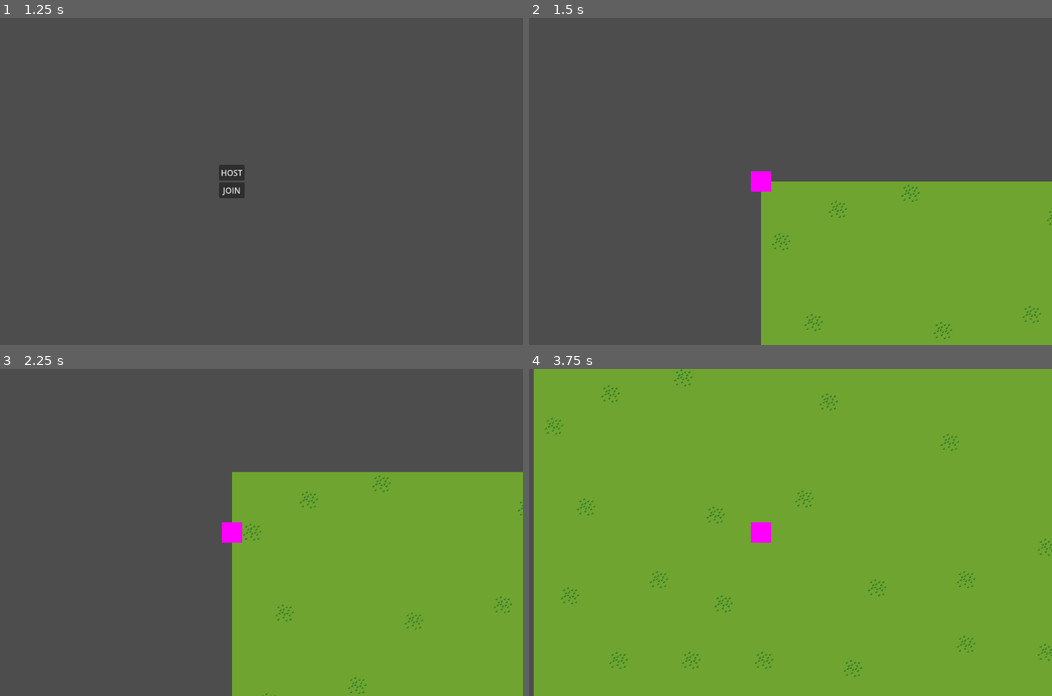
Above: before the commit, frames 1-4 (two rows, left to right).
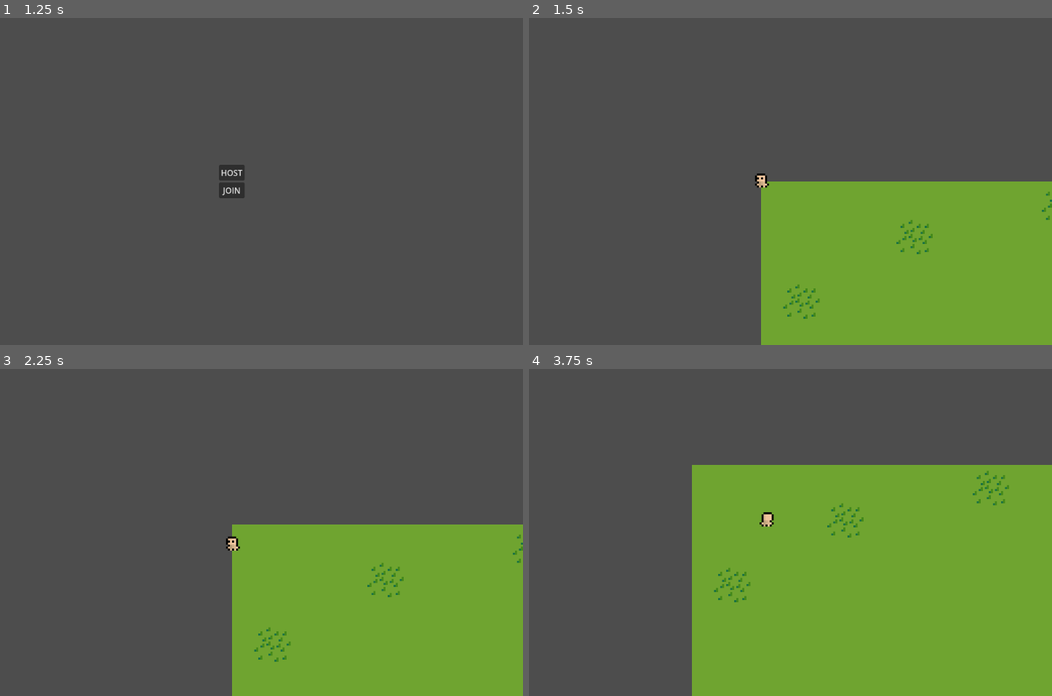
Above: after the commit, the same moments.

Repository: isjxn/ihaxgame
Game: Godot game, scene res://scenes/main/main.tscn
Two runs of this game, one before a commit and one after it. Both use one fixed random seed, a clock stepped at 60 frames per second and the inputs below.
Inputs:
- Up to frame 1 (1.25 s): tap Enter at 0.5 s; hold Right (ui_right) from 0.53 s (still down)
- Up to frame 2 (1.5 s): release Right (ui_right) at 1.25 s; click "HOST" at 1.25 s
- Up to frame 3 (2.25 s): tap Space at 2 s; hold Down (ui_down) from 2.03 s (still down)
- Up to frame 4 (3.75 s): release Down (ui_down) at 2.78 s; hold Right (ui_right) 2.78-3.53 s; hold Up (ui_up) from 3.53 s (still down)

Frame 1 is identical in both runs. In frame 2, 0.7% of the frame differs, in the area x 42-100%, y 46-99%; in frame 3, 9.6%; in frame 4, 52%, in the area x 0-100%, y 0-100%.

Commit message:
better player character (animations)

Diff:
--- a/project.godot
+++ b/project.godot
@@ -12,7 +12,7 @@
 
 config/name="ihaxgame"
 run/main_scene="res://scenes/main/main.tscn"
-config/features=PackedStringArray("4.3")
+config/features=PackedStringArray("4.2")
 config/icon="res://icon.svg"
 
 [display]
--- a/scenes/player/player.gd
+++ b/scenes/player/player.gd
@@ -1,16 +1,44 @@
 extends CharacterBody2D
 
 @onready var cam = $Camera2D
+@onready var animatedSprite = $AnimatedSprite2D
 
-const SPEED = 300.0
+var action = "idle"
+var looking = "front"
+var direction = "left"
+
+const SPEED = 50.0
 
 func _enter_tree():
 	set_multiplayer_authority(name.to_int())
 
+
 func _ready():
 	cam.enabled = is_multiplayer_authority()
+	animatedSprite.play("idle_front_left")
 
-func _physics_process(delta):
+
+func _physics_process(_delta):
 	if is_multiplayer_authority():
 		velocity = Input.get_vector("ui_left", "ui_right", "ui_up", "ui_down") * SPEED
-	move_and_slide()
+
+
+func _process(_delta):
+	if is_multiplayer_authority():
+		move_and_slide()
+
+		if velocity == Vector2(0, 0):
+			action = "idle"
+		else:
+			action = "walk"
+			if velocity.x > 0:
+				direction = "right"
+			elif velocity.x < 0:
+				direction = "left"
+
+			if velocity.y >= 0:
+				looking = "front"
+			elif velocity.y < 0:
+				looking = "back"
+
+		animatedSprite.play(action + "_" + looking + "_" + direction)
--- a/scenes/player/player.tscn
+++ b/scenes/player/player.tscn
@@ -1,30 +1,639 @@
-[gd_scene load_steps=5 format=3 uid="uid://3xcdde7ev3t8"]
+[gd_scene load_steps=87 format=3 uid="uid://3xcdde7ev3t8"]
 
 [ext_resource type="Script" path="res://scenes/player/player.gd" id="1_7f7vk"]
-
-[sub_resource type="PlaceholderTexture2D" id="PlaceholderTexture2D_ou445"]
+[ext_resource type="Texture2D" uid="uid://bulvf4xhixnon" path="res://assets/human/human_idle.png" id="2_k1siu"]
+[ext_resource type="Texture2D" uid="uid://dvsm1fakmw7c" path="res://assets/human/human_walk.png" id="3_tiqf0"]
+
+[sub_resource type="AtlasTexture" id="AtlasTexture_nen1h"]
+atlas = ExtResource("2_k1siu")
+region = Rect2(0, 96, 32, 32)
+
+[sub_resource type="AtlasTexture" id="AtlasTexture_7eysu"]
+atlas = ExtResource("2_k1siu")
+region = Rect2(32, 96, 32, 32)
+
+[sub_resource type="AtlasTexture" id="AtlasTexture_344jr"]
+atlas = ExtResource("2_k1siu")
+region = Rect2(64, 96, 32, 32)
+
+[sub_resource type="AtlasTexture" id="AtlasTexture_hut8m"]
+atlas = ExtResource("2_k1siu")
+region = Rect2(96, 96, 32, 32)
+
+[sub_resource type="AtlasTexture" id="AtlasTexture_3vhod"]
+atlas = ExtResource("2_k1siu")
+region = Rect2(128, 96, 32, 32)
+
+[sub_resource type="AtlasTexture" id="AtlasTexture_bcmla"]
+atlas = ExtResource("2_k1siu")
+region = Rect2(160, 96, 32, 32)
+
+[sub_resource type="AtlasTexture" id="AtlasTexture_afigv"]
+atlas = ExtResource("2_k1siu")
+region = Rect2(192, 96, 32, 32)
+
+[sub_resource type="AtlasTexture" id="AtlasTexture_mb42i"]
+atlas = ExtResource("2_k1siu")
+region = Rect2(224, 96, 32, 32)
+
+[sub_resource type="AtlasTexture" id="AtlasTexture_qmb7e"]
+atlas = ExtResource("2_k1siu")
+region = Rect2(256, 96, 32, 32)
+
+[sub_resource type="AtlasTexture" id="AtlasTexture_jb5b6"]
+atlas = ExtResource("2_k1siu")
+region = Rect2(288, 96, 32, 32)
+
+[sub_resource type="AtlasTexture" id="AtlasTexture_a0xkr"]
+atlas = ExtResource("2_k1siu")
+region = Rect2(320, 96, 32, 32)
+
+[sub_resource type="AtlasTexture" id="AtlasTexture_sdfpq"]
+atlas = ExtResource("2_k1siu")
+region = Rect2(352, 96, 32, 32)
+
+[sub_resource type="AtlasTexture" id="AtlasTexture_pqf5y"]
+atlas = ExtResource("2_k1siu")
+region = Rect2(384, 96, 32, 32)
+
+[sub_resource type="AtlasTexture" id="AtlasTexture_nddc8"]
+atlas = ExtResource("2_k1siu")
+region = Rect2(416, 96, 32, 32)
+
+[sub_resource type="AtlasTexture" id="AtlasTexture_41xmo"]
+atlas = ExtResource("2_k1siu")
+region = Rect2(448, 96, 32, 32)
+
+[sub_resource type="AtlasTexture" id="AtlasTexture_nu0mo"]
+atlas = ExtResource("2_k1siu")
+region = Rect2(480, 96, 32, 32)
+
+[sub_resource type="AtlasTexture" id="AtlasTexture_mkxdn"]
+atlas = ExtResource("2_k1siu")
+region = Rect2(0, 64, 32, 32)
+
+[sub_resource type="AtlasTexture" id="AtlasTexture_37sv5"]
+atlas = ExtResource("2_k1siu")
+region = Rect2(32, 64, 32, 32)
+
+[sub_resource type="AtlasTexture" id="AtlasTexture_w23sq"]
+atlas = ExtResource("2_k1siu")
+region = Rect2(64, 64, 32, 32)
+
+[sub_resource type="AtlasTexture" id="AtlasTexture_nyy6s"]
+atlas = ExtResource("2_k1siu")
+region = Rect2(96, 64, 32, 32)
+
+[sub_resource type="AtlasTexture" id="AtlasTexture_jv07y"]
+atlas = ExtResource("2_k1siu")
+region = Rect2(128, 64, 32, 32)
+
+[sub_resource type="AtlasTexture" id="AtlasTexture_wtgxr"]
+atlas = ExtResource("2_k1siu")
+region = Rect2(160, 64, 32, 32)
+
+[sub_resource type="AtlasTexture" id="AtlasTexture_om3nj"]
+atlas = ExtResource("2_k1siu")
+region = Rect2(192, 64, 32, 32)
+
+[sub_resource type="AtlasTexture" id="AtlasTexture_7mf8y"]
+atlas = ExtResource("2_k1siu")
+region = Rect2(224, 64, 32, 32)
+
+[sub_resource type="AtlasTexture" id="AtlasTexture_mca0r"]
+atlas = ExtResource("2_k1siu")
+region = Rect2(256, 64, 32, 32)
+
+[sub_resource type="AtlasTexture" id="AtlasTexture_3ljba"]
+atlas = ExtResource("2_k1siu")
+region = Rect2(288, 64, 32, 32)
+
+[sub_resource type="AtlasTexture" id="AtlasTexture_dyumb"]
+atlas = ExtResource("2_k1siu")
+region = Rect2(320, 64, 32, 32)
+
+[sub_resource type="AtlasTexture" id="AtlasTexture_1b2lj"]
+atlas = ExtResource("2_k1siu")
+region = Rect2(352, 64, 32, 32)
+
+[sub_resource type="AtlasTexture" id="AtlasTexture_vjw3q"]
+atlas = ExtResource("2_k1siu")
+region = Rect2(384, 64, 32, 32)
+
+[sub_resource type="AtlasTexture" id="AtlasTexture_bbahh"]
+atlas = ExtResource("2_k1siu")
+region = Rect2(416, 64, 32, 32)
+
+[sub_resource type="AtlasTexture" id="AtlasTexture_hdmep"]
+atlas = ExtResource("2_k1siu")
+region = Rect2(448, 64, 32, 32)
+
+[sub_resource type="AtlasTexture" id="AtlasTexture_m2jxc"]
+atlas = ExtResource("2_k1siu")
+region = Rect2(480, 64, 32, 32)
+
+[sub_resource type="AtlasTexture" id="AtlasTexture_mwbar"]
+atlas = ExtResource("2_k1siu")
+region = Rect2(0, 32, 32, 32)
+
+[sub_resource type="AtlasTexture" id="AtlasTexture_f2rwt"]
+atlas = ExtResource("2_k1siu")
+region = Rect2(32, 32, 32, 32)
+
+[sub_resource type="AtlasTexture" id="AtlasTexture_0sa5s"]
+atlas = ExtResource("2_k1siu")
+region = Rect2(64, 32, 32, 32)
+
+[sub_resource type="AtlasTexture" id="AtlasTexture_qcj6u"]
+atlas = ExtResource("2_k1siu")
+region = Rect2(96, 32, 32, 32)
+
+[sub_resource type="AtlasTexture" id="AtlasTexture_wnkqy"]
+atlas = ExtResource("2_k1siu")
+region = Rect2(128, 32, 32, 32)
+
+[sub_resource type="AtlasTexture" id="AtlasTexture_gbyyy"]
+atlas = ExtResource("2_k1siu")
+region = Rect2(160, 32, 32, 32)
+
+[sub_resource type="AtlasTexture" id="AtlasTexture_ip4my"]
+atlas = ExtResource("2_k1siu")
+region = Rect2(192, 32, 32, 32)
+
+[sub_resource type="AtlasTexture" id="AtlasTexture_dhvto"]
+atlas = ExtResource("2_k1siu")
+region = Rect2(224, 32, 32, 32)
+
+[sub_resource type="AtlasTexture" id="AtlasTexture_jubxq"]
+atlas = ExtResource("2_k1siu")
+region = Rect2(256, 32, 32, 32)
+
+[sub_resource type="AtlasTexture" id="AtlasTexture_myda3"]
+atlas = ExtResource("2_k1siu")
+region = Rect2(288, 32, 32, 32)
+
+[sub_resource type="AtlasTexture" id="AtlasTexture_p31ad"]
+atlas = ExtResource("2_k1siu")
+region = Rect2(320, 32, 32, 32)
+
+[sub_resource type="AtlasTexture" id="AtlasTexture_ggia7"]
+atlas = ExtResource("2_k1siu")
+region = Rect2(352, 32, 32, 32)
+
+[sub_resource type="AtlasTexture" id="AtlasTexture_xbrxy"]
+atlas = ExtResource("2_k1siu")
+region = Rect2(384, 32, 32, 32)
+
+[sub_resource type="AtlasTexture" id="AtlasTexture_pohc4"]
+atlas = ExtResource("2_k1siu")
+region = Rect2(416, 32, 32, 32)
+
+[sub_resource type="AtlasTexture" id="AtlasTexture_sfffj"]
+atlas = ExtResource("2_k1siu")
+region = Rect2(448, 32, 32, 32)
+
+[sub_resource type="AtlasTexture" id="AtlasTexture_2qbfx"]
+atlas = ExtResource("2_k1siu")
+region = Rect2(480, 32, 32, 32)
+
+[sub_resource type="AtlasTexture" id="AtlasTexture_slu4a"]
+atlas = ExtResource("2_k1siu")
+region = Rect2(0, 0, 32, 32)
+
+[sub_resource type="AtlasTexture" id="AtlasTexture_vmg53"]
+atlas = ExtResource("2_k1siu")
+region = Rect2(32, 0, 32, 32)
+
+[sub_resource type="AtlasTexture" id="AtlasTexture_h7uru"]
+atlas = ExtResource("2_k1siu")
+region = Rect2(64, 0, 32, 32)
+
+[sub_resource type="AtlasTexture" id="AtlasTexture_ooy85"]
+atlas = ExtResource("2_k1siu")
+region = Rect2(96, 0, 32, 32)
+
+[sub_resource type="AtlasTexture" id="AtlasTexture_dp5lq"]
+atlas = ExtResource("2_k1siu")
+region = Rect2(128, 0, 32, 32)
+
+[sub_resource type="AtlasTexture" id="AtlasTexture_ev6tp"]
+atlas = ExtResource("2_k1siu")
+region = Rect2(160, 0, 32, 32)
+
+[sub_resource type="AtlasTexture" id="AtlasTexture_dhmwe"]
+atlas = ExtResource("2_k1siu")
+region = Rect2(192, 0, 32, 32)
+
+[sub_resource type="AtlasTexture" id="AtlasTexture_ffbdg"]
+atlas = ExtResource("2_k1siu")
+region = Rect2(224, 0, 32, 32)
+
+[sub_resource type="AtlasTexture" id="AtlasTexture_lgjxs"]
+atlas = ExtResource("2_k1siu")
+region = Rect2(256, 0, 32, 32)
+
+[sub_resource type="AtlasTexture" id="AtlasTexture_svds0"]
+atlas = ExtResource("2_k1siu")
+region = Rect2(288, 0, 32, 32)
+
+[sub_resource type="AtlasTexture" id="AtlasTexture_iyin3"]
+atlas = ExtResource("2_k1siu")
+region = Rect2(320, 0, 32, 32)
+
+[sub_resource type="AtlasTexture" id="AtlasTexture_evryw"]
+atlas = ExtResource("2_k1siu")
+region = Rect2(352, 0, 32, 32)
+
+[sub_resource type="AtlasTexture" id="AtlasTexture_ysh07"]
+atlas = ExtResource("2_k1siu")
+region = Rect2(384, 0, 32, 32)
+
+[sub_resource type="AtlasTexture" id="AtlasTexture_qiqol"]
+atlas = ExtResource("2_k1siu")
+region = Rect2(416, 0, 32, 32)
+
+[sub_resource type="AtlasTexture" id="AtlasTexture_wwbhn"]
+atlas = ExtResource("2_k1siu")
+region = Rect2(448, 0, 32, 32)
+
+[sub_resource type="AtlasTexture" id="AtlasTexture_5f1y0"]
+atlas = ExtResource("2_k1siu")
+region = Rect2(480, 0, 32, 32)
+
+[sub_resource type="AtlasTexture" id="AtlasTexture_h01q5"]
+atlas = ExtResource("3_tiqf0")
+region = Rect2(0, 96, 32, 32)
+
+[sub_resource type="AtlasTexture" id="AtlasTexture_2a21o"]
+atlas = ExtResource("3_tiqf0")
+region = Rect2(32, 96, 32, 32)
+
+[sub_resource type="AtlasTexture" id="AtlasTexture_21gi2"]
+atlas = ExtResource("3_tiqf0")
+region = Rect2(64, 96, 32, 32)
+
+[sub_resource type="AtlasTexture" id="AtlasTexture_ykn15"]
+atlas = ExtResource("3_tiqf0")
+region = Rect2(96, 96, 32, 32)
+
+[sub_resource type="AtlasTexture" id="AtlasTexture_58ap3"]
+atlas = ExtResource("3_tiqf0")
+region = Rect2(0, 64, 32, 32)
+
+[sub_resource type="AtlasTexture" id="AtlasTexture_wsvgd"]
+atlas = ExtResource("3_tiqf0")
+region = Rect2(32, 64, 32, 32)
+
+[sub_resource type="AtlasTexture" id="AtlasTexture_n3ny7"]
+atlas = ExtResource("3_tiqf0")
+region = Rect2(64, 64, 32, 32)
+
+[sub_resource type="AtlasTexture" id="AtlasTexture_pnepm"]
+atlas = ExtResource("3_tiqf0")
+region = Rect2(96, 64, 32, 32)
+
+[sub_resource type="AtlasTexture" id="AtlasTexture_v40av"]
+atlas = ExtResource("3_tiqf0")
+region = Rect2(0, 32, 32, 32)
+
+[sub_resource type="AtlasTexture" id="AtlasTexture_wy0lw"]
+atlas = ExtResource("3_tiqf0")
+region = Rect2(32, 32, 32, 32)
+
+[sub_resource type="AtlasTexture" id="AtlasTexture_u234h"]
+atlas = ExtResource("3_tiqf0")
+region = Rect2(64, 32, 32, 32)
+
+[sub_resource type="AtlasTexture" id="AtlasTexture_37kuv"]
+atlas = ExtResource("3_tiqf0")
+region = Rect2(96, 32, 32, 32)
+
+[sub_resource type="AtlasTexture" id="AtlasTexture_djpje"]
+atlas = ExtResource("3_tiqf0")
+region = Rect2(0, 0, 32, 32)
+
+[sub_resource type="AtlasTexture" id="AtlasTexture_haqg7"]
+atlas = ExtResource("3_tiqf0")
+region = Rect2(32, 0, 32, 32)
+
+[sub_resource type="AtlasTexture" id="AtlasTexture_atgc8"]
+atlas = ExtResource("3_tiqf0")
+region = Rect2(64, 0, 32, 32)
+
+[sub_resource type="AtlasTexture" id="AtlasTexture_8txfs"]
+atlas = ExtResource("3_tiqf0")
+region = Rect2(96, 0, 32, 32)
+
+[sub_resource type="SpriteFrames" id="SpriteFrames_ju3gq"]
+animations = [{
+"frames": [{
+"duration": 1.0,
+"texture": SubResource("AtlasTexture_nen1h")
+}, {
+"duration": 1.0,
+"texture": SubResource("AtlasTexture_7eysu")
+}, {
+"duration": 1.0,
+"texture": SubResource("AtlasTexture_344jr")
+}, {
+"duration": 1.0,
+"texture": SubResource("AtlasTexture_hut8m")
+}, {
+"duration": 1.0,
+"texture": SubResource("AtlasTexture_3vhod")
+}, {
+"duration": 1.0,
+"texture": SubResource("AtlasTexture_bcmla")
+}, {
+"duration": 1.0,
+"texture": SubResource("AtlasTexture_afigv")
+}, {
+"duration": 1.0,
+"texture": SubResource("AtlasTexture_mb42i")
+}, {
+"duration": 1.0,
+"texture": SubResource("AtlasTexture_qmb7e")
+}, {
+"duration": 1.0,
+"texture": SubResource("AtlasTexture_jb5b6")
+}, {
+"duration": 1.0,
+"texture": SubResource("AtlasTexture_a0xkr")
+}, {
+"duration": 1.0,
+"texture": SubResource("AtlasTexture_sdfpq")
+}, {
+"duration": 1.0,
+"texture": SubResource("AtlasTexture_pqf5y")
+}, {
+"duration": 1.0,
+"texture": SubResource("AtlasTexture_nddc8")
+}, {
+"duration": 1.0,
+"texture": SubResource("AtlasTexture_41xmo")
+}, {
+"duration": 1.0,
+"texture": SubResource("AtlasTexture_nu0mo")
+}],
+"loop": true,
+"name": &"idle_back_left",
+"speed": 5.0
+}, {
+"frames": [{
+"duration": 1.0,
+"texture": SubResource("AtlasTexture_mkxdn")
+}, {
+"duration": 1.0,
+"texture": SubResource("AtlasTexture_37sv5")
+}, {
+"duration": 1.0,
+"texture": SubResource("AtlasTexture_w23sq")
+}, {
+"duration": 1.0,
+"texture": SubResource("AtlasTexture_nyy6s")
+}, {
+"duration": 1.0,
+"texture": SubResource("AtlasTexture_jv07y")
+}, {
+"duration": 1.0,
+"texture": SubResource("AtlasTexture_wtgxr")
+}, {
+"duration": 1.0,
+"texture": SubResource("AtlasTexture_om3nj")
+}, {
+"duration": 1.0,
+"texture": SubResource("AtlasTexture_7mf8y")
+}, {
+"duration": 1.0,
+"texture": SubResource("AtlasTexture_mca0r")
+}, {
+"duration": 1.0,
+"texture": SubResource("AtlasTexture_3ljba")
+}, {
+"duration": 1.0,
+"texture": SubResource("AtlasTexture_dyumb")
+}, {
+"duration": 1.0,
+"texture": SubResource("AtlasTexture_1b2lj")
+}, {
+"duration": 1.0,
+"texture": SubResource("AtlasTexture_vjw3q")
+}, {
+"duration": 1.0,
+"texture": SubResource("AtlasTexture_bbahh")
+}, {
+"duration": 1.0,
+"texture": SubResource("AtlasTexture_hdmep")
+}, {
+"duration": 1.0,
+"texture": SubResource("AtlasTexture_m2jxc")
+}],
+"loop": true,
+"name": &"idle_back_right",
+"speed": 5.0
+}, {
+"frames": [{
+"duration": 1.0,
+"texture": SubResource("AtlasTexture_mwbar")
+}, {
+"duration": 1.0,
+"texture": SubResource("AtlasTexture_f2rwt")
+}, {
+"duration": 1.0,
+"texture": SubResource("AtlasTexture_0sa5s")
+}, {
+"duration": 1.0,
+"texture": SubResource("AtlasTexture_qcj6u")
+}, {
+"duration": 1.0,
+"texture": SubResource("AtlasTexture_wnkqy")
+}, {
+"duration": 1.0,
+"texture": SubResource("AtlasTexture_gbyyy")
+}, {
+"duration": 1.0,
+"texture": SubResource("AtlasTexture_ip4my")
+}, {
+"duration": 1.0,
+"texture": SubResource("AtlasTexture_dhvto")
+}, {
+"duration": 1.0,
+"texture": SubResource("AtlasTexture_jubxq")
+}, {
+"duration": 1.0,
+"texture": SubResource("AtlasTexture_myda3")
+}, {
+"duration": 1.0,
+"texture": SubResource("AtlasTexture_p31ad")
+}, {
+"duration": 1.0,
+"texture": SubResource("AtlasTexture_ggia7")
+}, {
+"duration": 1.0,
+"texture": SubResource("AtlasTexture_xbrxy")
+}, {
+"duration": 1.0,
+"texture": SubResource("AtlasTexture_pohc4")
+}, {
+"duration": 1.0,
+"texture": SubResource("AtlasTexture_sfffj")
+}, {
+"duration": 1.0,
+"texture": SubResource("AtlasTexture_2qbfx")
+}],
+"loop": true,
+"name": &"idle_front_left",
+"speed": 5.0
+}, {
+"frames": [{
+"duration": 1.0,
+"texture": SubResource("AtlasTexture_slu4a")
+}, {
+"duration": 1.0,
+"texture": SubResource("AtlasTexture_vmg53")
+}, {
+"duration": 1.0,
+"texture": SubResource("AtlasTexture_h7uru")
+}, {
+"duration": 1.0,
+"texture": SubResource("AtlasTexture_ooy85")
+}, {
+"duration": 1.0,
+"texture": SubResource("AtlasTexture_dp5lq")
+}, {
+"duration": 1.0,
+"texture": SubResource("AtlasTexture_ev6tp")
+}, {
+"duration": 1.0,
+"texture": SubResource("AtlasTexture_dhmwe")
+}, {
+"duration": 1.0,
+"texture": SubResource("AtlasTexture_ffbdg")
+}, {
+"duration": 1.0,
+"texture": SubResource("AtlasTexture_lgjxs")
+}, {
+"duration": 1.0,
+"texture": SubResource("AtlasTexture_svds0")
+}, {
+"duration": 1.0,
+"texture": SubResource("AtlasTexture_iyin3")
+}, {
+"duration": 1.0,
+"texture": SubResource("AtlasTexture_evryw")
+}, {
+"duration": 1.0,
+"texture": SubResource("AtlasTexture_ysh07")
+}, {
+"duration": 1.0,
+"texture": SubResource("AtlasTexture_qiqol")
+}, {
+"duration": 1.0,
+"texture": SubResource("AtlasTexture_wwbhn")
+}, {
+"duration": 1.0,
+"texture": SubResource("AtlasTexture_5f1y0")
+}],
+"loop": true,
+"name": &"idle_front_right",
+"speed": 5.0
+}, {
+"frames": [{
+"duration": 1.0,
+"texture": SubResource("AtlasTexture_h01q5")
+}, {
+"duration": 1.0,
+"texture": SubResource("AtlasTexture_2a21o")
+}, {
+"duration": 1.0,
+"texture": SubResource("AtlasTexture_21gi2")
+}, {
+"duration": 1.0,
+"texture": SubResource("AtlasTexture_ykn15")
+}],
+"loop": true,
+"name": &"walk_back_left",
+"speed": 5.0
+}, {
+"frames": [{
+"duration": 1.0,
+"texture": SubResource("AtlasTexture_58ap3")
+}, {
+"duration": 1.0,
+"texture": SubResource("AtlasTexture_wsvgd")
+}, {
+"duration": 1.0,
+"texture": SubResource("AtlasTexture_n3ny7")
+}, {
+"duration": 1.0,
+"texture": SubResource("AtlasTexture_pnepm")
+}],
+"loop": true,
+"name": &"walk_back_right",
+"speed": 5.0
+}, {
+"frames": [{
+"duration": 1.0,
+"texture": SubResource("AtlasTexture_v40av")
+}, {
+"duration": 1.0,
+"texture": SubResource("AtlasTexture_wy0lw")
+}, {
+"duration": 1.0,
+"texture": SubResource("AtlasTexture_u234h")
+}, {
+"duration": 1.0,
+"texture": SubResource("AtlasTexture_37kuv")
+}],
+"loop": true,
+"name": &"walk_front_left",
+"speed": 5.0
+}, {
+"frames": [{
+"duration": 1.0,
+"texture": SubResource("AtlasTexture_djpje")
+}, {
+"duration": 1.0,
+"texture": SubResource("AtlasTexture_haqg7")
+}, {
+"duration": 1.0,
+"texture": SubResource("AtlasTexture_atgc8")
+}, {
+"duration": 1.0,
+"texture": SubResource("AtlasTexture_8txfs")
+}],
+"loop": true,
+"name": &"walk_front_right",
+"speed": 5.0
+}]
 
 [sub_resource type="RectangleShape2D" id="RectangleShape2D_2ar4j"]
+size = Vector2(6, 7)
 
 [sub_resource type="SceneReplicationConfig" id="SceneReplicationConfig_ho88c"]
 properties/0/path = NodePath(".:position")
 properties/0/spawn = true
-properties/0/replication_mode = 1
+properties/0/replication_mode = 2
+properties/1/path = NodePath("AnimatedSprite2D:animation")
+properties/1/spawn = true
+properties/1/replication_mode = 2
 
 [node name="Player" type="CharacterBody2D"]
 z_index = 1
 script = ExtResource("1_7f7vk")
 
-[node name="Sprite2D" type="Sprite2D" parent="."]
-scale = Vector2(20, 20)
-texture = SubResource("PlaceholderTexture2D_ou445")
+[node name="AnimatedSprite2D" type="AnimatedSprite2D" parent="."]
+sprite_frames = SubResource("SpriteFrames_ju3gq")
+animation = &"idle_front_left"
 
 [node name="CollisionShape2D" type="CollisionShape2D" parent="."]
+position = Vector2(0, -0.5)
 shape = SubResource("RectangleShape2D_2ar4j")
 
 [node name="Camera2D" type="Camera2D" parent="."]
 enabled = false
-zoom = Vector2(2, 2)
+zoom = Vector2(4, 4)
+position_smoothing_enabled = true
 
 [node name="MultiplayerSynchronizer" type="MultiplayerSynchronizer" parent="."]
 replication_config = SubResource("SceneReplicationConfig_ho88c")
Binary file added: assets/human/human_idle.png
Not shown, added: assets/human/human_idle.png.import
Binary file added: assets/human/human_walk.png
Not shown, added: assets/human/human_walk.png.import
